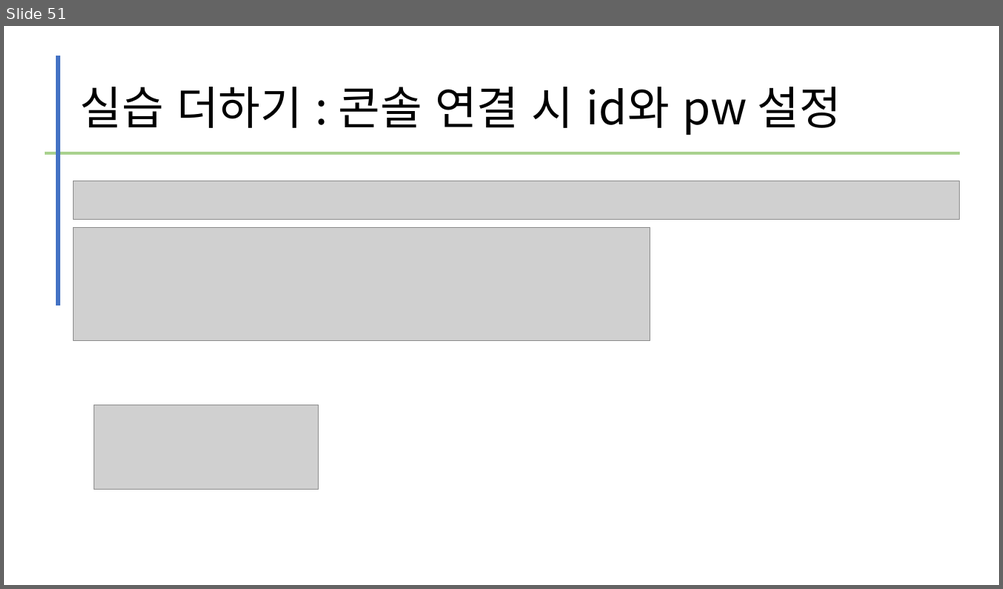
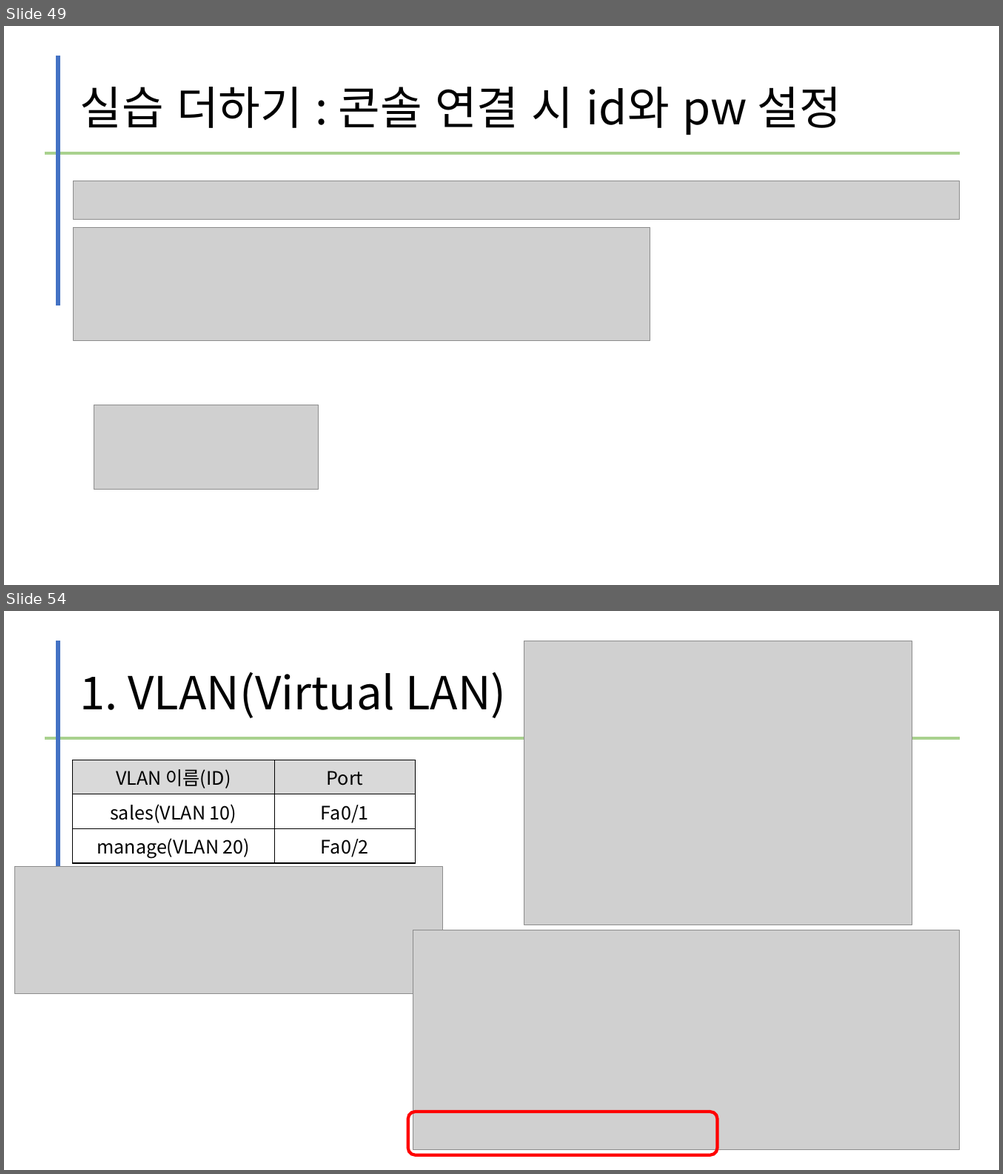
Before and after one commit to kig2929kig/network, a slide deck: L2L3 스위치 구축.pptx. Shown one above the other, each under a label of ours: slide 51 before the commit, slides 49 and 54 after it; the slides between them are not shown. The pictures are 1003x589 and 1003x1174 pixels, drawn with LibreOffice and Linux fonts; fonts in the diff are those of the drawing; grey boxes stand for pictures. Boxes give left, top, right and bottom in pixels: in the first picture for what was removed or moved away, otherwise in the second. Text is boxed around its words. In the diff, an @@ line names an element or a change of style, - is before the commit and + after.

```diff
--- a/L2L3 스위치 구축.pptx
+++ b/L2L3 스위치 구축.pptx
@@ slide 54 added at box(4, 611, 999, 1170), background #FFFFFF @@
@@ line added from (58, 641) to (58, 891), #4472C4 4.5 pt @@
@@ picture added at box(524, 641, 911, 925) @@
@@ title added at box(79, 672, 506, 718), 44 pt, text #000000 @@
+1. VLAN(Virtual LAN)
@@ line added from (44, 738) to (960, 738), #A9D18E 3 pt @@
@@ table added at box(73, 760, 416, 861), 3 rows, 2 columns @@
+VLAN 이름(ID) | Port
+sales(VLAN 10) | Fa0/1
+manage(VLAN 20) | Fa0/2
@@ picture added at box(15, 867, 443, 994) @@
@@ picture added at box(413, 931, 959, 1150) @@
@@ rounded rectangle added at box(407, 1113, 717, 1156), outline #FF0000 3 pt @@
@@ what was slide 51 is now slide 49 @@
```
Also in this commit, not shown: 2 slides changed, 14 other slides added, 1 slide removed.
